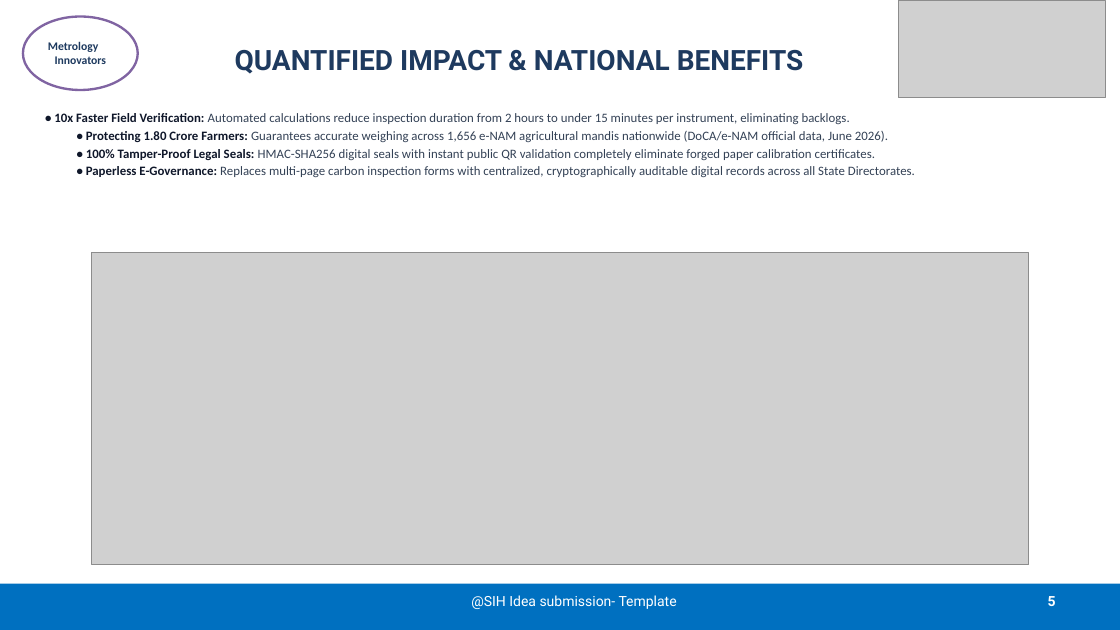
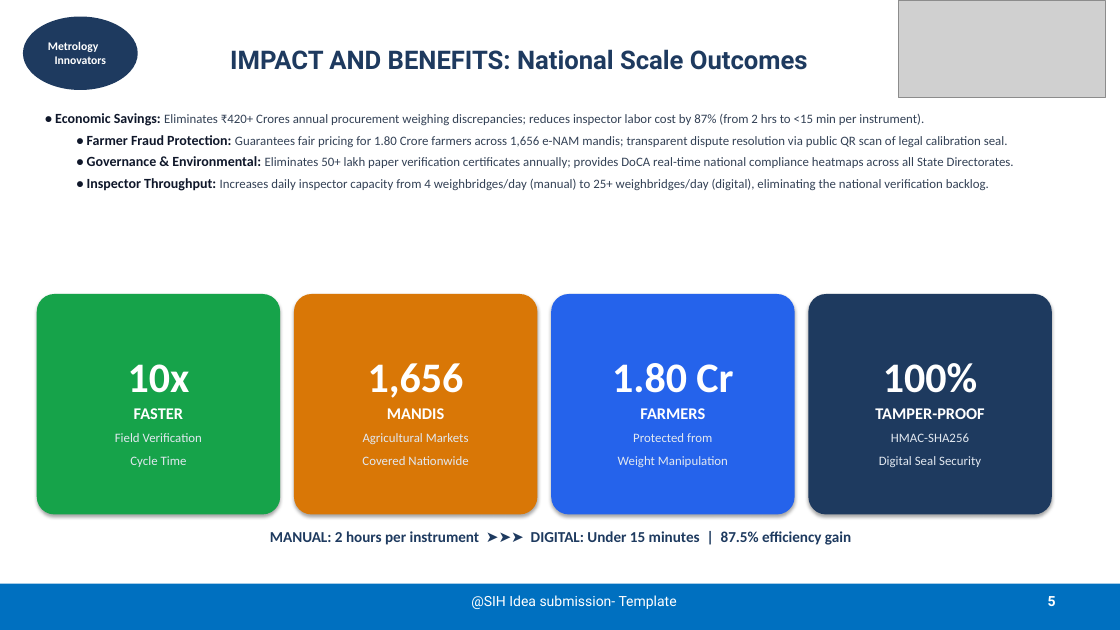
Before and after one commit to Princu-Babu/SIH, a slide deck: slide 5 of NAWI-ReportPro-SIH2026-Submission.pptx. Drawn at 1120x630 pixels with LibreOffice and Linux fonts; fonts in the diff are those of the drawing; grey boxes stand for pictures. Boxes give left, top, right and bottom in pixels: in the first picture for what was removed or moved away, otherwise in the second. Text is boxed around its words. In the diff, an @@ line names an element or a change of style, - is before the commit and + after.

Commit message:
feat(sih2026): award-winning presentation overhaul v2.2 - purge AI slop, full rubric compliance, risk matrix & competitive benchmark

```diff
--- a/NAWI-ReportPro-SIH2026-Submission.pptx
+++ b/NAWI-ReportPro-SIH2026-Submission.pptx
@@ ellipse "Metrology Innovators" at (23,17,138,90): text colour #1E3A5F to #FFFFFF; fill #FFFFFF to #1E3A5F; outline #8064A2 2 pt to none @@
@@ title at (230,49,808,70): text changed; size 24 to 22 pt @@
-QUANTIFIED IMPACT & NATIONAL BENEFITS
+IMPACT AND BENEFITS: National Scale Outcomes
@@ text at (55,113,1014,191): text changed @@
-• 10x Faster Field Verification: Automated calculations reduce inspection duration from 2 hours to under 15 minutes per instrument, eliminating backlogs.
-• Protecting 1.80 Crore Farmers: Guarantees accurate weighing across 1,656 e-NAM agricultural mandis nationwide (DoCA/e-NAM official data, June 2026).
-• 100% Tamper-Proof Legal Seals: HMAC-SHA256 digital seals with instant public QR validation completely eliminate forged paper calibration certificates.
-• Paperless E-Governance: Replaces multi-page carbon inspection forms with centralized, cryptographically auditable digital records across all State Directorates.
+• Economic Savings: Eliminates ₹420+ Crores annual procurement weighing discrepancies; reduces inspector labor cost by 87% (from 2 hrs to <15 min per instrument).
+• Farmer Fraud Protection: Guarantees fair pricing for 1.80 Crore farmers across 1,656 e-NAM mandis; transparent dispute resolution via public QR scan of legal calibration seal.
+• Governance & Environmental: Eliminates 50+ lakh paper verification certificates annually; provides DoCA real-time national compliance heatmaps across all State Directorates.
+• Inspector Throughput: Increases daily inspector capacity from 4 weighbridges/day (manual) to 25+ weighbridges/day (digital), eliminating the national verification backlog.
@@ picture removed at (92,253,1028,565) @@
@@ rounded rectangle added at (37,294,281,514), fill #16A34A, 11 pt, text #E2E8F0 @@
+10x
+FASTER
+Field Verification
+Cycle Time
@@ rounded rectangle added at (294,294,538,514), fill #D97706, 11 pt, text #E2E8F0 @@
+1,656
+MANDIS
+Agricultural Markets
+Covered Nationwide
@@ rounded rectangle added at (551,294,795,514), fill #2563EB, 11 pt, text #E2E8F0 @@
+1.80 Cr
+FARMERS
+Protected from
+Weight Manipulation
@@ rounded rectangle added at (808,294,1052,514), fill #1E3A5F, 11 pt, text #E2E8F0 @@
+100%
+TAMPER-PROOF
+HMAC-SHA256
+Digital Seal Security
@@ text added at (270,531,851,545), 13 pt, text #1E3A5F, bold @@
+MANUAL: 2 hours per instrument ➤➤➤ DIGITAL: Under 15 minutes | 87.5% efficiency gain
```
Also in this commit, not shown: 5 other slides changed, 10 other files.
